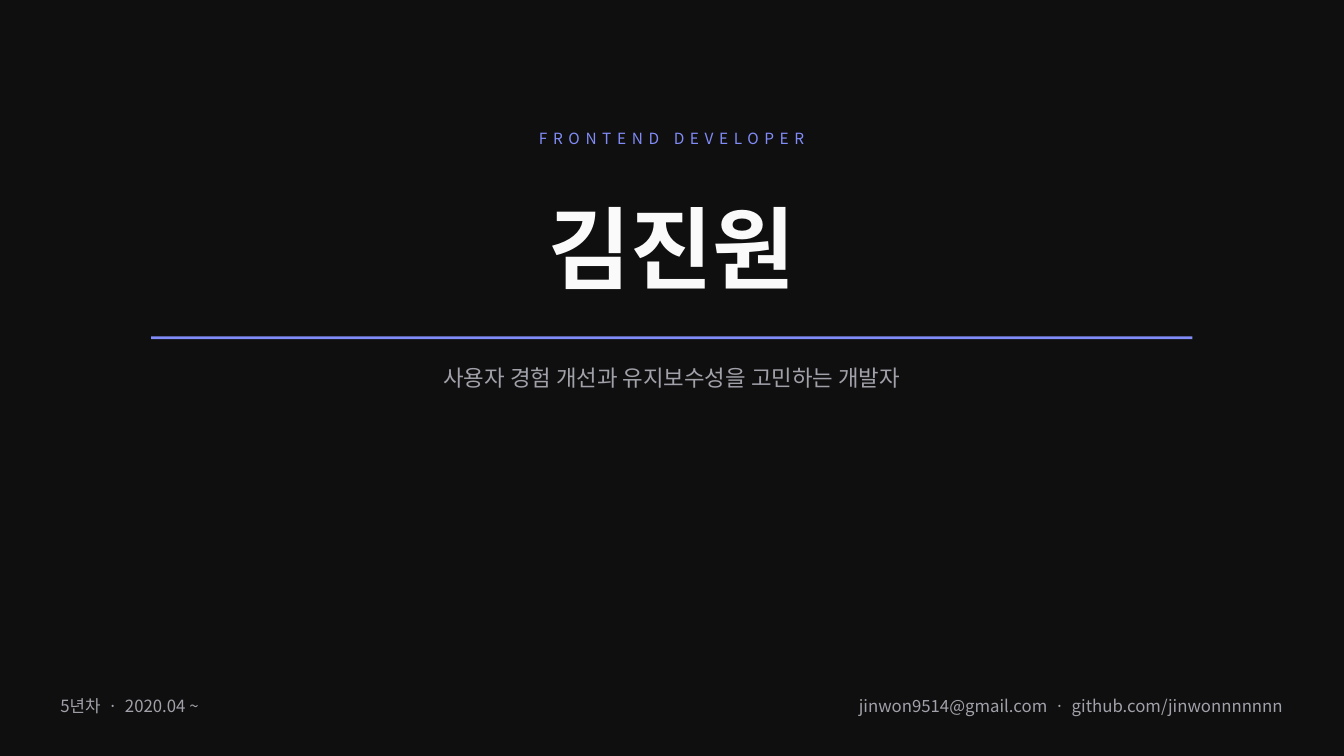
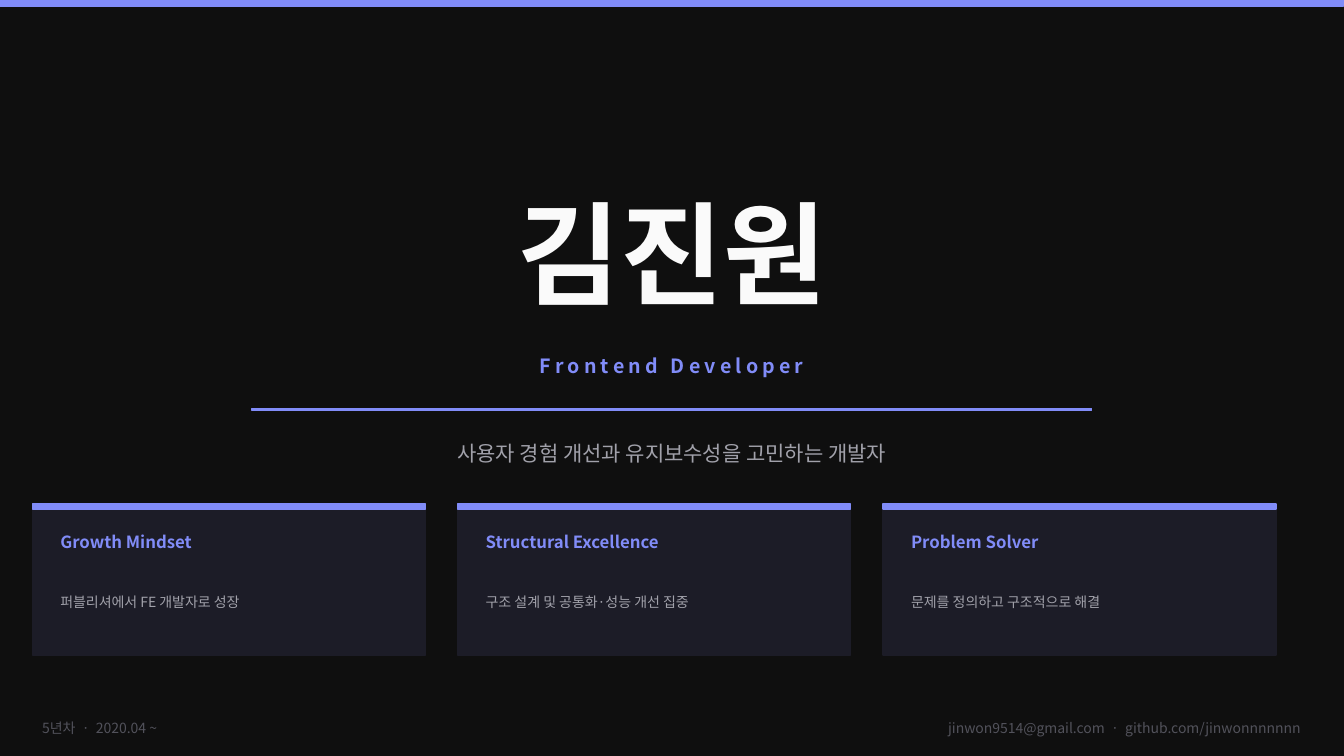
Before and after one commit to jinwonnnnnnn/jinwon-portfolio, a slide deck: slide 1 of apps/web/public/portfolio.pptx. Drawn at 1344x756 pixels with LibreOffice and Linux fonts; fonts in the diff are those of the drawing. Boxes give left, top, right and bottom in pixels: in the first picture for what was removed or moved away, otherwise in the second. Text is boxed around its words. In the diff, an @@ line names an element or a change of style, - is before the commit and + after.

```diff
--- a/apps/web/public/portfolio.pptx
+++ b/apps/web/public/portfolio.pptx
@@ rectangle added at (0,0,1344,6), fill #818CF8, outline #818CF8 1 pt @@
@@ text "김진원": place and size @@
-text "김진원" at (548,207,795,289)
+text "김진원" at (517,202,826,305)
@@ text "김진원" at (517,202,826,305): size 64 to 80 pt @@
@@ line removed from (151, 338) to (1193, 338) @@
@@ text at (540,357,804,378): text changed; size 11 to 14 pt; bold on @@
-FRONTEND DEVELOPER
+Frontend Developer
@@ rectangle added at (252,408,1092,411), fill #818CF8, outline #818CF8 1 pt @@
@@ text "사용자 경험 개선과 유지보수성을 고민하는 ...": place and size @@
-text "사용자 경험 개선과 유지보수성을 고민하는 ..." at (443,367,900,388)
+text "사용자 경험 개선과 유지보수성을 고민하는 ..." at (457,443,886,463)
@@ text "사용자 경험 개선과 유지보수성을 고민하는 ..." at (457,443,886,463): size 16 to 15 pt @@
@@ rectangle added at (32,504,425,655), fill #1C1C27, outline #1C1C27 1 pt @@
@@ rectangle added at (32,504,425,509), fill #818CF8, outline #818CF8 1 pt @@
@@ rectangle added at (458,504,851,655), fill #1C1C27, outline #1C1C27 1 pt @@
@@ rectangle added at (458,504,851,509), fill #818CF8, outline #818CF8 1 pt @@
@@ rectangle added at (883,504,1276,655), fill #1C1C27, outline #1C1C27 1 pt @@
@@ rectangle added at (883,504,1276,509), fill #818CF8, outline #818CF8 1 pt @@
@@ text added at (60,534,192,548), 12 pt, text #818CF8, bold @@
+Growth Mindset
@@ text added at (486,534,659,548), 12 pt, text #818CF8, bold @@
+Structural Excellence
@@ text added at (911,534,1039,548), 12 pt, text #818CF8, bold @@
+Problem Solver
@@ text added at (60,595,240,608), 10 pt, text #A1A1AA @@
+퍼블리셔에서 FE 개발자로 성장
@@ text added at (486,595,689,608), 10 pt, text #A1A1AA @@
+구조 설계 및 공통화·성능 개선 집중
@@ text added at (911,595,1100,608), 10 pt, text #A1A1AA @@
+문제를 정의하고 구조적으로 해결
@@ text "5년차 · 2020.04 ~" at (42,721,146,734): size 12 to 10 pt, text colour #A1A1AA to #52525B @@
@@ text "5년차 · 2020.04 ~": place and size @@
-text "5년차 · 2020.04 ~" at (60,698,186,714)
+text "5년차 · 2020.04 ~" at (42,721,146,734)
@@ text "jinwon9514@gmail.com · github.com/jinwonnnnnnn": place and size @@
-text "jinwon9514@gmail.com · github.com/jinwonnnnnnn" at (859,698,1283,716)
+text "jinwon9514@gmail.com · github.com/jinwonnnnnnn" at (948,722,1300,736)
@@ text "jinwon9514@gmail.com · github.com/jinwonnnnnnn" at (948,722,1300,736): size 12 to 10 pt, text colour #A1A1AA to #52525B @@
```
Also in this commit, not shown: 8 other slides changed, 3 slides added, 3 slides removed, 2 other files.
